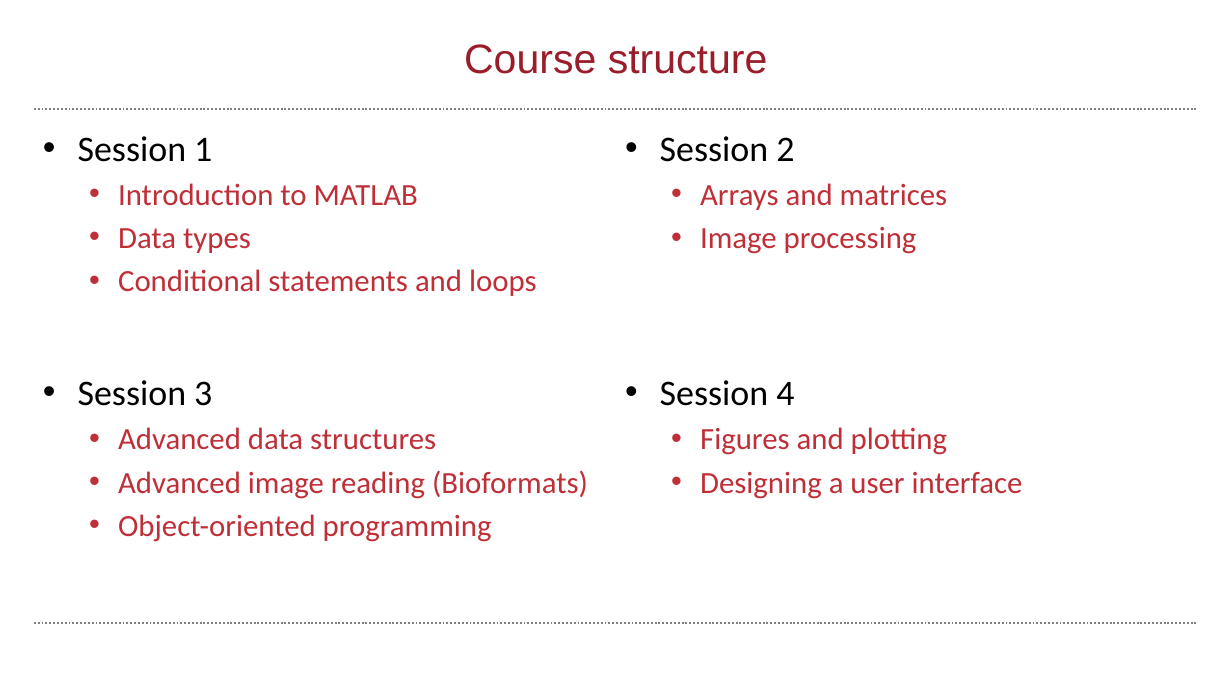
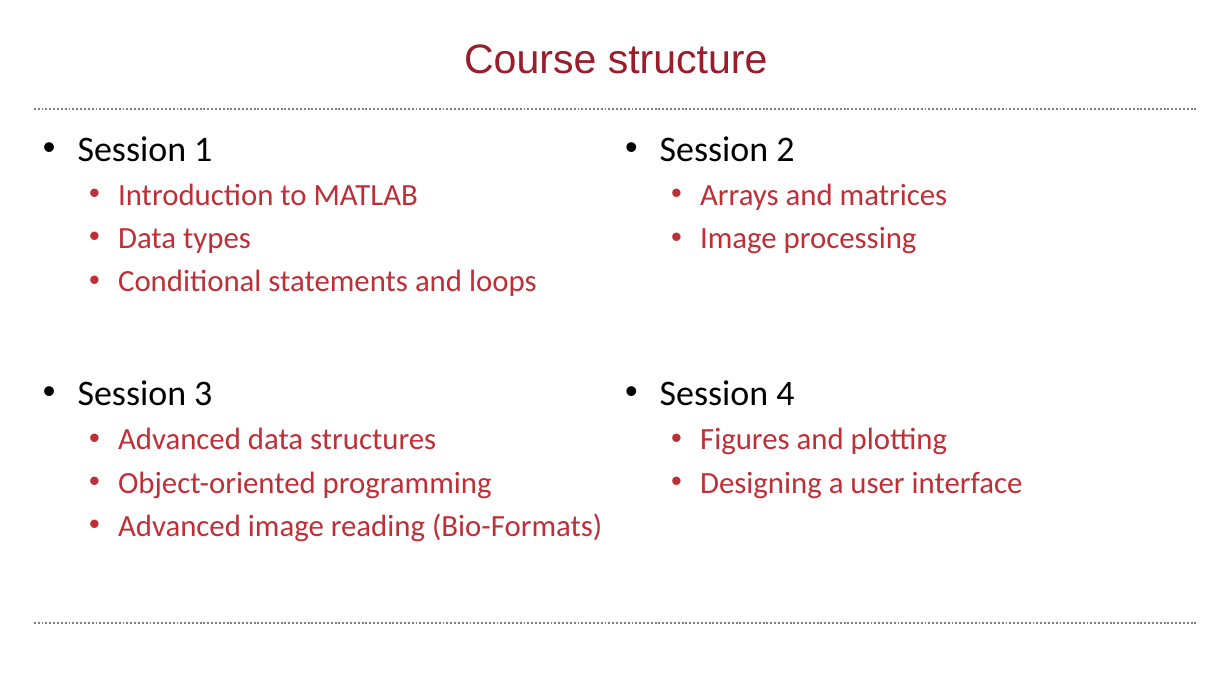
Before and after one commit to wbif-bristol/MATLAB-course, a slide deck: slide 2 of Session 3 - Advanced data structures/MATLAB Session 3.pptx. Drawn at 1232x693 pixels with LibreOffice and Linux fonts; fonts in the diff are those of the drawing; background and template pictures are left out. Boxes give left, top, right and bottom in pixels: in the first picture for what was removed or moved away, otherwise in the second. Text is boxed around its words. In the diff, an @@ line names an element or a change of style, - is before the commit and + after.

Commit message:
Started on Bio-Formats reader content

```diff
--- a/Session 3 - Advanced data structures/MATLAB Session 3.pptx
+++ b/Session 3 - Advanced data structures/MATLAB Session 3.pptx
@@ text at [118,470,588,499]: paragraph removed @@
-  • Advanced image reading (Bioformats)
@@ text at [118,513,602,542]: paragraph added @@
+  • Advanced image reading (Bio-Formats)
```
Also in this commit, not shown: 8 other slides changed, 19 slides added, 1 slide removed, 22 other files.
